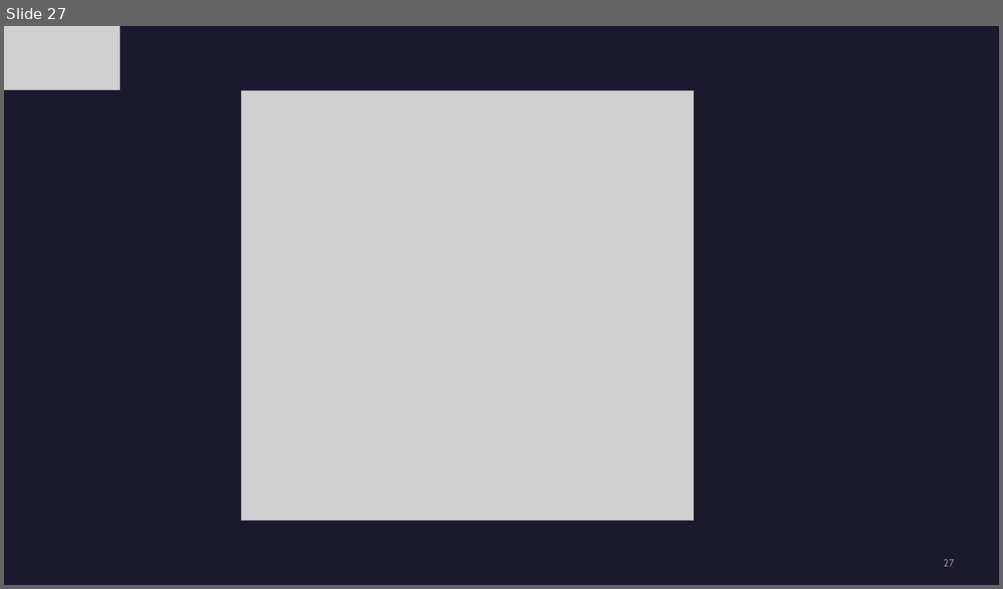
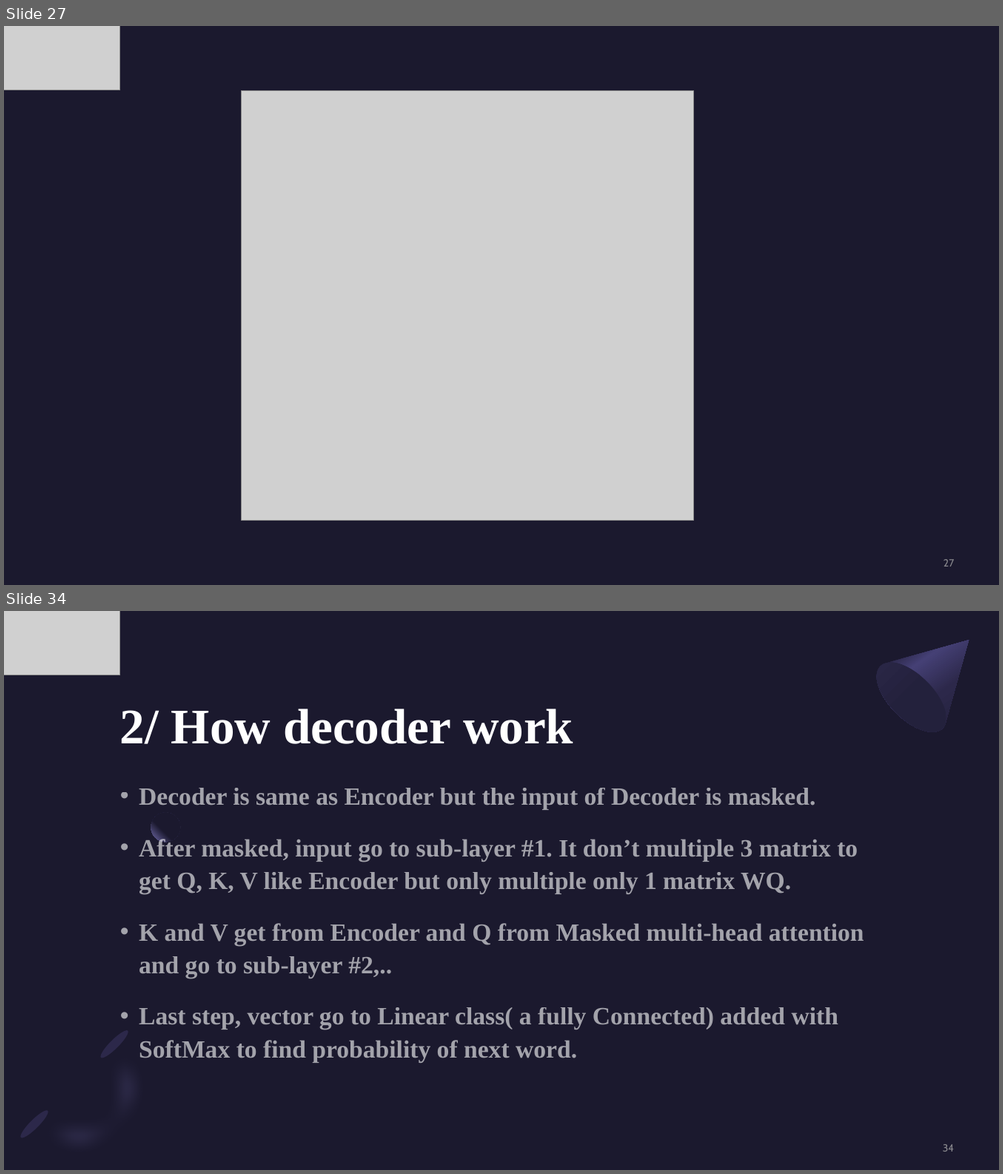
Before and after one commit to kiranes8c/CNTT2, a slide deck: DOC/Tuan 1 - Tìm hiểu machine translation.pptx. Shown one above the other, each under a label of ours: slide 27 before the commit, slides 27 and 34 after it; the slides between them are not shown. The pictures are 1003x589 and 1003x1174 pixels, drawn with LibreOffice and Linux fonts; fonts in the diff are those of the drawing; grey boxes stand for pictures. Boxes give left, top, right and bottom in pixels: in the first picture for what was removed or moved away, otherwise in the second. Text is boxed around its words. In the diff, an @@ line names an element or a change of style, - is before the commit and + after.

Commit message:
DatPT99 10-11-22

```diff
--- a/DOC/Tuan 1 - Tìm hiểu machine translation.pptx
+++ b/DOC/Tuan 1 - Tìm hiểu machine translation.pptx
@@ slide 34 added at box(4, 611, 999, 1170), background #1B192E @@
@@ picture added at box(4, 611, 119, 675) @@
@@ freeform shape added at box(865, 611, 999, 744), fill gradient #2C284A to #454075 to #1B192E @@
@@ ellipse added at box(864, 651, 958, 744), fill gradient #23213C to #2C284A @@
@@ title added at box(120, 709, 573, 744), 48 pt, text #FFFFFF, bold @@
+2/ How decoder work
@@ text added at box(139, 788, 864, 1062), 24 pt, text #FFFFFF at 60% opacity, bold @@
+• Decoder is same as Encoder but the input of Decoder is masked.
+• After masked, input go to sub-layer #1. It don’t multiple 3 matrix to get Q, K, V like Encoder but only multiple only 1 matrix WQ.
+• K and V get from Encoder and Q from Masked multi-head attention and go to sub-layer #2,..
+• Last step, vector go to Linear class( a fully Connected) added with SoftMax to find probability of next word.
@@ ellipse added at box(151, 812, 180, 842), fill gradient #1B192E to #7771B2 @@
@@ freeform shape added at box(12, 1022, 183, 1170), fill #7771B2 at 40% opacity @@
@@ ellipse added at box(98, 1028, 131, 1062), fill #2C284A @@
@@ ellipse added at box(18, 1108, 51, 1142), fill #2C284A @@
@@ page number added at box(942, 1145, 953, 1152), 10 pt, text #A6A6A6 at 80% opacity @@
+34
```
Also in this commit, not shown: 1 slide changed, 5 other slides added, 3 slides removed.
